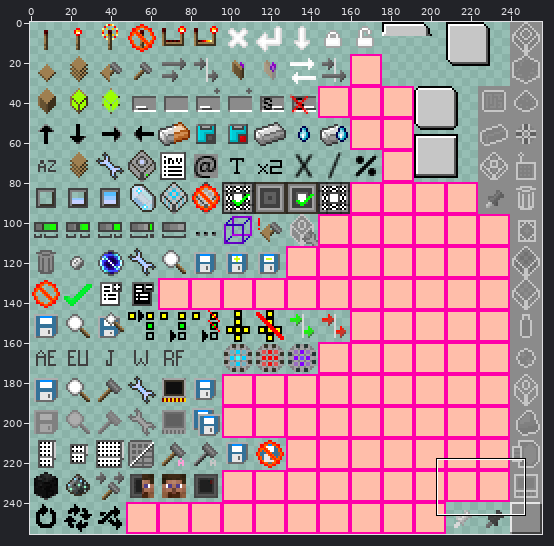
Sprite sheet: src/main/resources/assets/appliedenergistics2/textures/guis/states.png. Above: a wide view before the commit, with the close-up outlined.
Close-up. Before the edit:
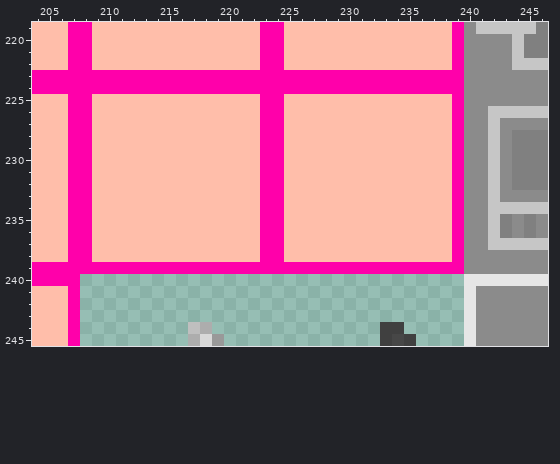
The file is 256x256 pixels. Pixels under 10% opacity are left out. Colours within 5 levels of each other are drawn and written as one. Shown: x 204..246, y 219..245.
New version:
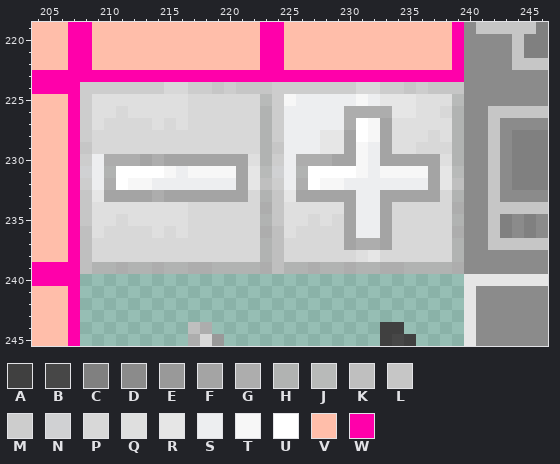
Palette (. is transparent): A #404040  B #474747  C #808080  D #8b8b8b  E #999999  F #a4a4a4  G #adadad  H #b1b3b2  J #b8bab9  K #bfbfbf  L #c6c6c6  M #cdcdcd  N #d0d1d3  P #d8d8d8  Q #dfdfdf  R #e6e6e6  S #edeef0  T #f7f7f7  U #ffffff  V #ffbeaa  W #ff00aa
Change:
Changed rows in their new state; - is an unchanged pixel.
first column x 208:
224 MMMMMMMPPMMLMLLLMMMMMMMPPMMLMLLL
225 MQQQQQQQQPPPPPPJMTSSSSSTSRRRQQQJ
226 MQQPQQQQQPPPPPPHMSSSSSGGGGRRQQPH
227 MQPPPPQPQPPPPPPHMSSSSSGUTFQQQQQH
228 MPPPPPPPPPPPPPPHMSSSRRFUTFQQQPQH
229 LPPPPPPPPPPPPPPHLSSSRRFTSFQQPPPH
230 MSGGGFGFFFFFFFQHMSGGGFFTSFFFFFQH
231 NSHUUUUTSTTTTFRJNSHUUUUTSTTTTFRJ
232 MSGUTTSSSSSSSFRKMSGUTTSSSSSSSFRK
233 LRFFFFGFFFFFFFPHLRFFFFFSSFFFFFPH
234 LQQQQQQQQPPPPPPGLQQQQQFSSFPPPPPG
235 LQQPQQQQQPPPPPPHLQQPQPFSSFPPPPPH
236 KQPPPPQPQPPPPPPGKQPPPPFSSFPPPPPG
237 KPPPPPPPPPPPPPPHKPPPPPFGGFPPPPPH
238 KPPPPPPPPPPPPPPHKPPPPPPQRPPPPPPH
239 KHHGHHGHHGGHHHHGKHHGHHGHHGGHHHHG
Pixel boxes of the changes (left, top, right, bottom) in both close-ups:
changed: (80, 82, 464, 274)
